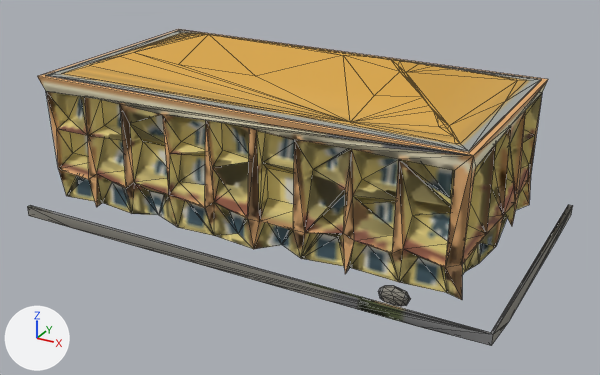
The glTF model priv/models/khach_san_grand_canh_nam.far.glb, before and after one commit.
Both versions are drawn from a 50 mm camera at (15.8, -53.0, 33.0) aimed at (-17.2, 6.9, 3.1). The axes (+X, +Y, +Z) are drawn at lower left. The lights are the same throughout. The first picture is the older version. Mesh edges are drawn as thin lines. Vertices at exactly the same position are counted once.

The older version as bpy lines, for what is in view:
```python
me_khach_san_grand_canh_nam = bpy.data.meshes.new('khach_san_grand_canh_nam')
me_khach_san_grand_canh_nam.from_pydata(...)  # 456 vertices, 904 faces; spans x -40.2..4.2, y -4.2..20.8, z -0.3..14.9
# faces by material slot: [604, 150, 150]
me_khach_san_grand_canh_nam.materials.append(mat_part_01)
me_khach_san_grand_canh_nam.materials.append(mat_part_02)
me_khach_san_grand_canh_nam.materials.append(mat_part_03)
ob_khach_san_grand_canh_nam = bpy.data.objects.new('khach_san_grand_canh_nam', me_khach_san_grand_canh_nam)
ob_khach_san_grand_canh_nam.location = (0.0, 0.0, 0.0)
```
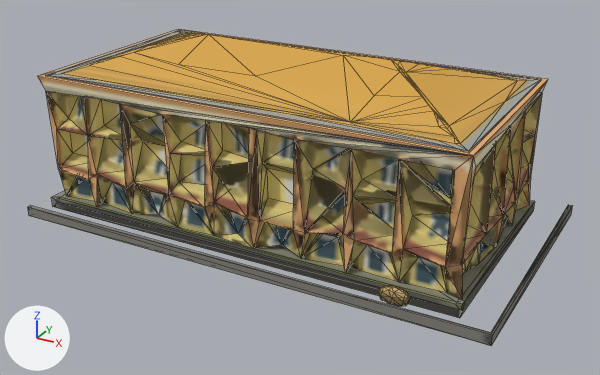
Commit message: build(catalog): the Grand Hotel with its new ground

Boxes (x1, y1, x2, y2) around the edits, measured in the pictures (600 x 375 px; the box of a moved part takes in the faces that stretch with it):
```json
{"part": 1, "of": "me_khach_san_grand_canh_nam", "change": "added", "after": [51, 191, 535, 318]}
{"part": 2, "of": "me_khach_san_grand_canh_nam", "change": "moved or reshaped", "before": [27, 205, 573, 346], "after": [27, 205, 573, 346]}
{"part": 3, "of": "me_khach_san_grand_canh_nam", "change": "surface changed", "before": [379, 286, 409, 305], "after": [379, 286, 409, 305]}
```

The change, as JSON lines over the scene's bpy script:
```json
{"block": "me_khach_san_grand_canh_nam", "where": "# used by ob_khach_san_grand_canh_nam; location = (0.0, 0.0, 0.0)"}
{"op": "remove", "block": "me_khach_san_grand_canh_nam", "code": "me_khach_san_grand_canh_nam.from_pydata(...)  # 456 vertices, 904 faces; spans x -40.2..4.2, y -4.2..20.8, z -0.3..14.9"}
{"op": "add", "block": "me_khach_san_grand_canh_nam", "code": "me_khach_san_grand_canh_nam.from_pydata(...)  # 458 vertices, 904 faces; spans x -40.3..4.2, y -4.2..20.9, z -1.0..14.9"}
{"block": "me_khach_san_grand_canh_nam", "change": "me_khach_san_grand_canh_nam part 1: a new loose piece of 17 vertices spanning x -40.3..0.6, y -0.6..20.9, z -1.0..0.0, in mat_part_03"}
{"block": "me_khach_san_grand_canh_nam", "change": "me_khach_san_grand_canh_nam part 2"}
{"block": "me_khach_san_grand_canh_nam", "change": "36 vertices are removed from x -34.5..4.2, y -4.2..14.6, z -0.3..1.3"}
{"block": "me_khach_san_grand_canh_nam", "change": "117 faces are deleted"}
{"block": "me_khach_san_grand_canh_nam", "change": "4 vertices move from x -39.5..3.8, y -3.8..20.0, z -0.3..0.8 to x -39.5..3.8, y -3.8..20.0, z -0.3..0.9"}
{"block": "me_khach_san_grand_canh_nam", "change": "21 vertices are added at x -11.5..-2.8, y -3.8..-2.1, z -0.3..1.3"}
{"block": "me_khach_san_grand_canh_nam", "change": "87 new faces join them, mat_part_03"}
{"block": "me_khach_san_grand_canh_nam", "change": "me_khach_san_grand_canh_nam part 3: 33 kept faces spanning x -39.7..4.2, y -4.2..20.3, z -0.3..1.3 get new texture (UV) coordinates"}
```
